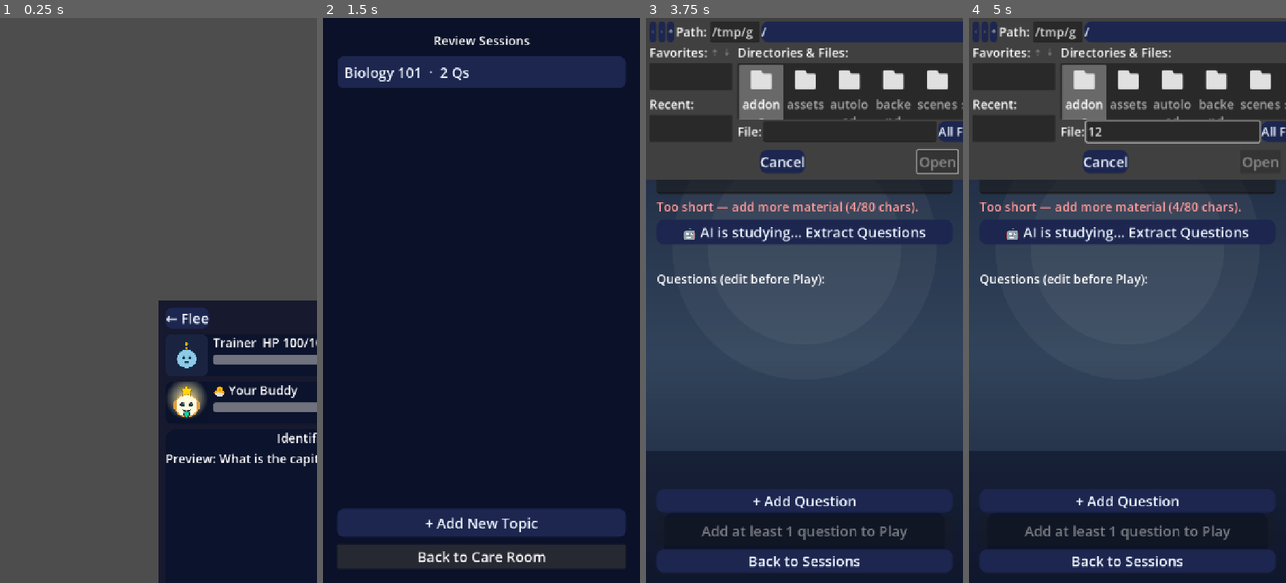
Above: before the commit, frames 1-4 (left to right).
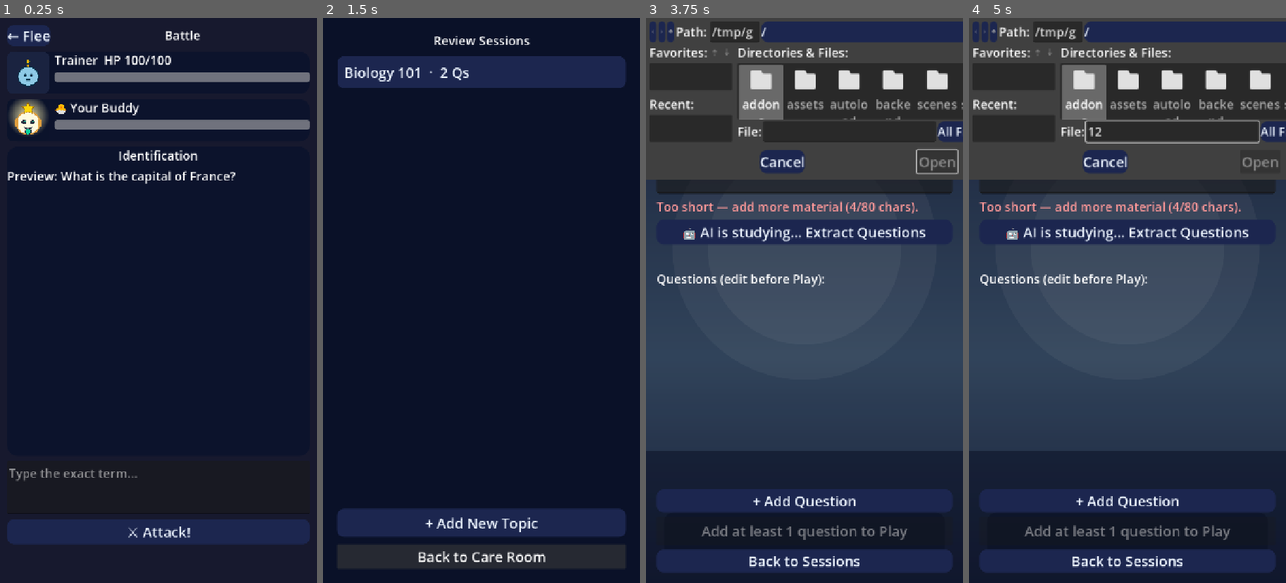
Above: after the commit, the same moments.

Repository: defzeke/Studymon
Game: Godot game, scene res://scenes/battle/battle.tscn
Two runs of this game, one before a commit and one after it. Both use one fixed random seed, a clock stepped at 60 frames per second and the inputs below. This scene is started directly instead of the project's main scene.
Inputs (mouse positions are in pixels of both pictures, inside the frame that each line leads up to):
- Up to frame 1 (0.25 s): no input
- Up to frame 2 (1.5 s): click "← Flee" at 0.5 s; click "←" at 1.25 s
- Up to frame 3 (3.75 s): click "+ Add New Topic" at 2 s; click (804, 159) at 2.77 s; type "Alex" at 2.85 s; click "Pick File..." at 3.5 s
- Up to frame 4 (5 s): click (1171, 131) at 4.27 s; type "12" at 4.35 s

The runs differ from the first frame. In frame 1, 80% of the frame differs, in the area x 0-100%, y 0-100%; in frame 2, nothing differs; in frame 3, 0.2%; in frame 4, 0.2%.

Commit message:
fix: set Camera2D anchor to FIXED_TOP_LEFT to preserve UI layout

Diff:
--- a/scenes/battle/battle.tscn
+++ b/scenes/battle/battle.tscn
@@ -14,6 +14,7 @@
 script = ExtResource("1")
 
 [node name="Camera2D" type="Camera2D" parent="."]
+anchor_mode = 1
 enabled = true
 offset = Vector2(0, 0)
 
--- a/scripts/battle/battle.gd
+++ b/scripts/battle/battle.gd
@@ -47,6 +47,13 @@
 var _shake_tween: Tween
 
 func _ready() -> void:
+	# Phase 9 fix: Camera2D was breaking top-left anchored Control layout via Drag Center.
+	# Force FIXED_TOP_LEFT so shaking the camera offset never shifts the UI canvas origin.
+	var _cam := get_node_or_null("Camera2D") as Camera2D
+	if _cam:
+		_cam.anchor_mode = Camera2D.ANCHOR_MODE_FIXED_TOP_LEFT
+		_cam.position = Vector2.ZERO
+		_cam.offset = Vector2.ZERO
 	_q = SessionManager.get_battle_question()
 	if _q.is_empty():
 		# Direct scene run fallback: easy ID question so the arena is testable solo.
